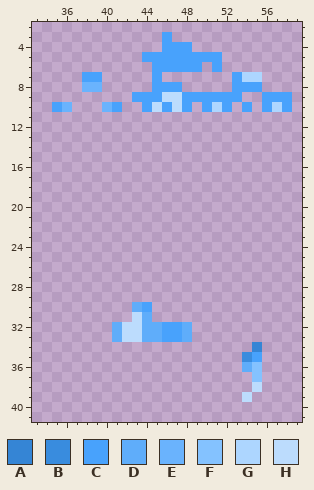
Pixel-art sprite -- src/main/resources/assets/crc/textures/hand/cyborgarm_glowing.png. That is the earlier state.
The file is 64x64 pixels. Shown: x 33..59, y 2..41. The old version is drawn lined up with the new one.
Palette (. is transparent): A #3585d5  B #398cde  C #48a2fc  D #5fadfa  E #6ab3fd  F #84c2ff  G #add6ff  H #bcdcfd
Pixels before, first column x 35:
 3 ...........C............
 4 ...........CCC..........
 5 .........CCCCCCCC.......
 6 ..........CCCCC.C.......
 7 ...CC.....C.......CGG...
 8 ...EE.....CCC.....CCC...
 9 ........CCCHHCCCCCC..CCC
10 CE...EC..CHCHC.CGC.C.CGC
11 ........................
12 ........................
13 ........................
14 ........................
15 ........................
16 ........................
17 ........................
18 ........................
19 ........................
20 ........................
21 ........................
22 ........................
23 ........................
24 ........................
25 ........................
26 ........................
27 ........................
28 ........................
29 ........................
30 ........DC..............
31 ........HD..............
32 ......DHHDDCCD..........
33 ......DHHDDCCD..........
34 ....................A...
35 ...................BC...
36 ...................DF...
37 ....................F...
38 ....................H...
39 ...................H....
Now the later version:
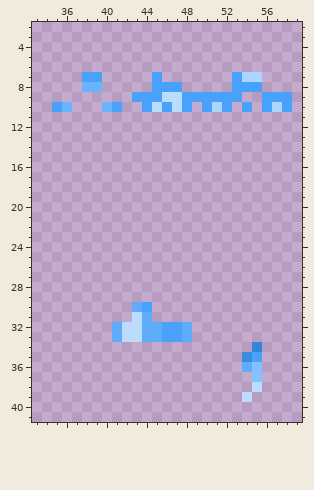
From old to new:
drawings rearranged on the sheet (the old picture shows each at its new place; 13 dropped ones are not shown)
Changed rows in their new state; - is an unchanged pixel.
first column x 44:
 3 --.-----
 4 --...---
 5 ........
 6 -.....-.
